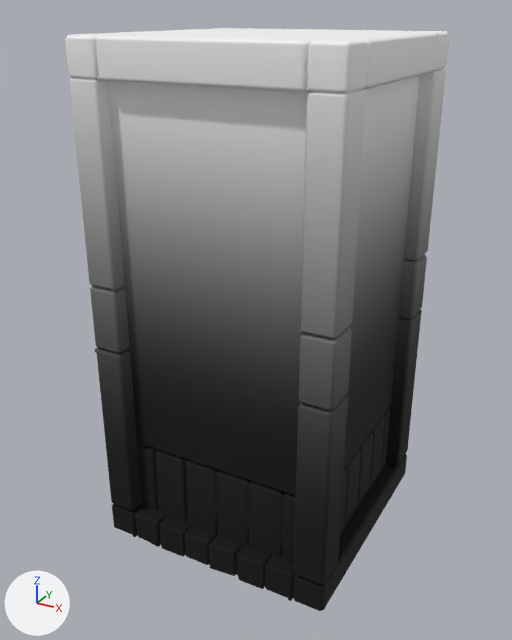
The FBX model Assets/PackageAsset/Honda 1/Wood/SM_Wood_Body_07.fbx: old version first, new version second.
The view is the same before and after, from a 50 mm lens placed at (1.24, -2.35, 2.09), pointed at (-0.03, -0.04, 0.93). Lighting does not change. The marker at lower left points along +X, +Y and +Z. Where no turn or scale is listed for an object, it has been applied to the vertices.

Names of what the first picture shows: 'SM_Wood_Body_07'.
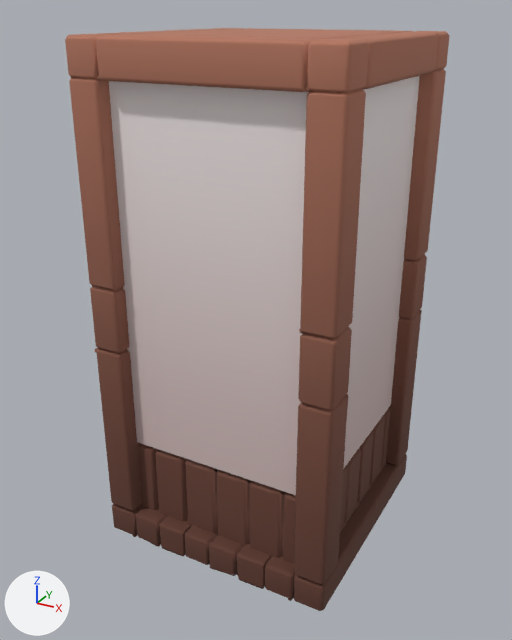
Location of each change, [x1, y1, x2, y2] in pixels of the pictures (512 x 640 px):
'SM_Wood_Body_07', surface changed: [65, 28, 450, 611] in both

Edits to the bpy script that builds the scene:
```text
Add img_t_all_01_png:
    img_t_all_01_png = load_image('T_All_01.png', '../T_All_01.png', 2048, 2048, 'sRGB')
Change mat_mi_wood_01:
    mat_mi_wood_01.texture: img_t_clay_01_png -> img_t_all_01_png
```
